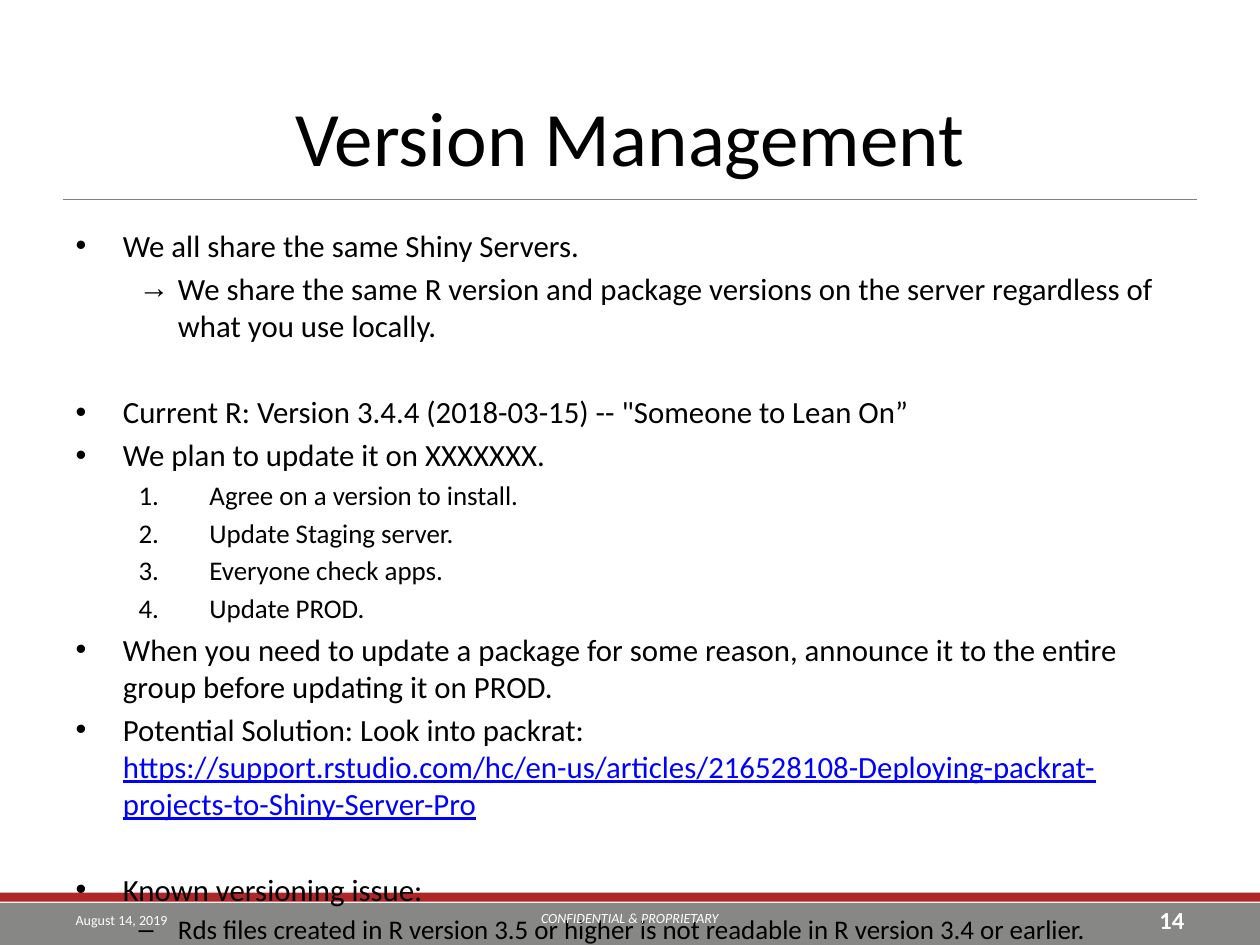
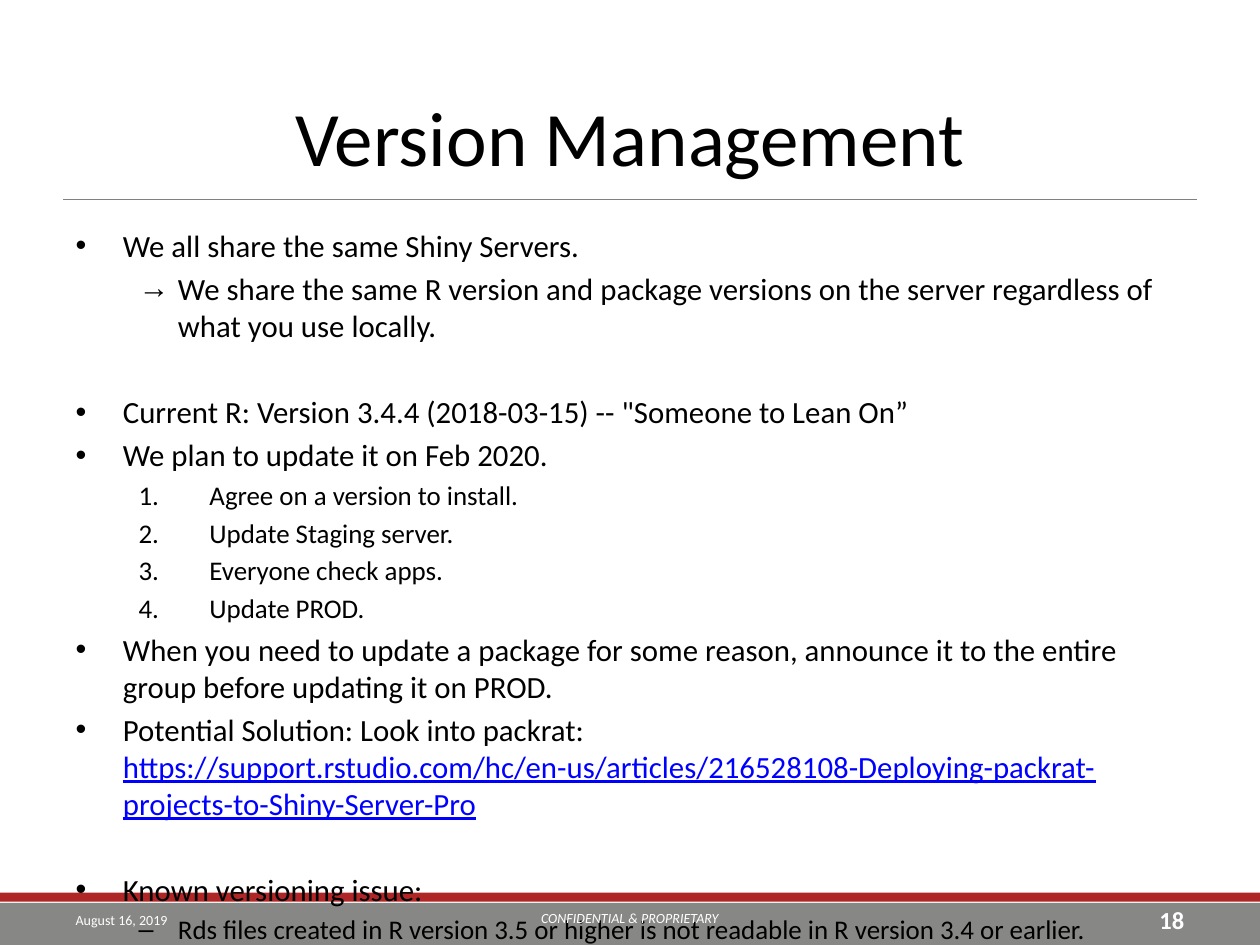
Before and after one commit to TEA-Analytics/ShinyWorkshop, a slide deck: slide 18 of Day 2.pptx (slide 14 before the commit). Drawn at 1260x945 pixels with LibreOffice and Linux fonts; fonts in the diff are those of the drawing; background and template pictures are left out. Boxes give left, top, right and bottom in pixels: in the first picture for what was removed or moved away, otherwise in the second. Text is boxed around its words. In the diff, an @@ line names an element or a change of style, - is before the commit and + after.

```diff
--- a/Day 2.pptx
+++ b/Day 2.pptx
@@ text at <box>123,444,547,471</box>: text changed @@
-• We plan to update it on XXXXXXX.
+• We plan to update it on Feb 2020.
@@ text at <box>76,915,167,928</box>: text changed @@
-August 14, 2019
+August 16, 2019
@@ page number at <box>1159,912,1184,929</box>: text changed @@
-14
+18
```
Also in this commit, not shown: 36 other slides changed, 5 slides added, 6 other files.
